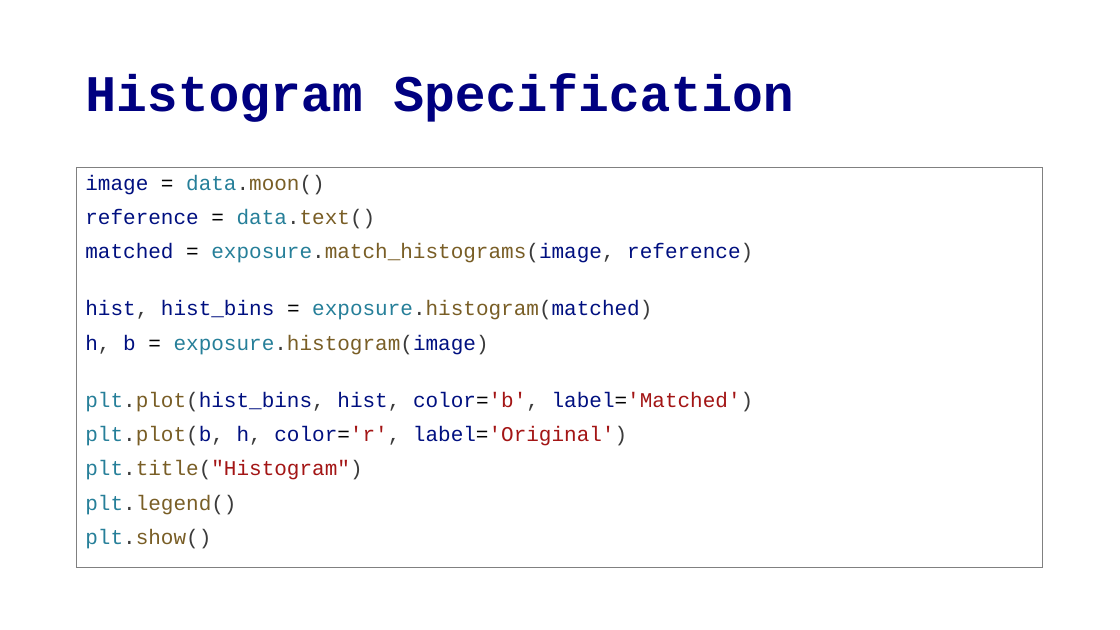
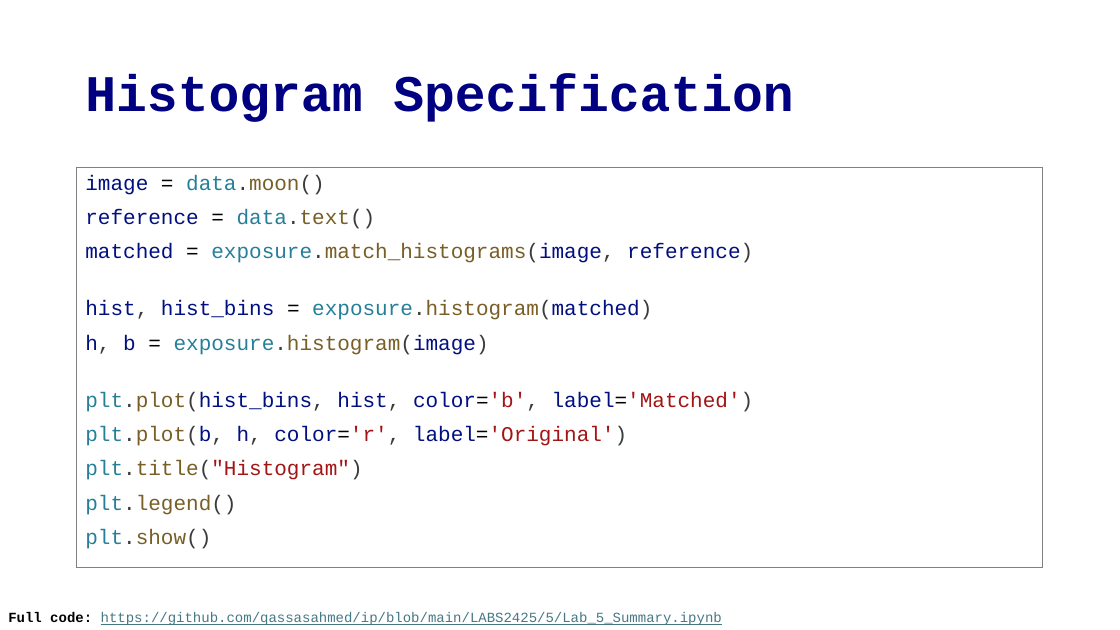
Before and after one commit to qassasahmed/ip, a slide deck: slide 9 of LABS2425/5/ip_5.pptx. Drawn at 1120x630 pixels with LibreOffice and Linux fonts; fonts in the diff are those of the drawing. Boxes give left, top, right and bottom in pixels: in the first picture for what was removed or moved away, otherwise in the second. Text is boxed around its words. In the diff, an @@ line names an element or a change of style, - is before the commit and + after.

```diff
--- a/LABS2425/5/ip_5.pptx
+++ b/LABS2425/5/ip_5.pptx
@@ text added at (8, 612, 722, 625), 12 pt, text #467886, underline @@
+Full code: https://github.com/qassasahmed/ip/blob/main/LABS2425/5/Lab_5_Summary.ipynb
```
Also in this commit, not shown: 2 other slides changed, 1 other file.
